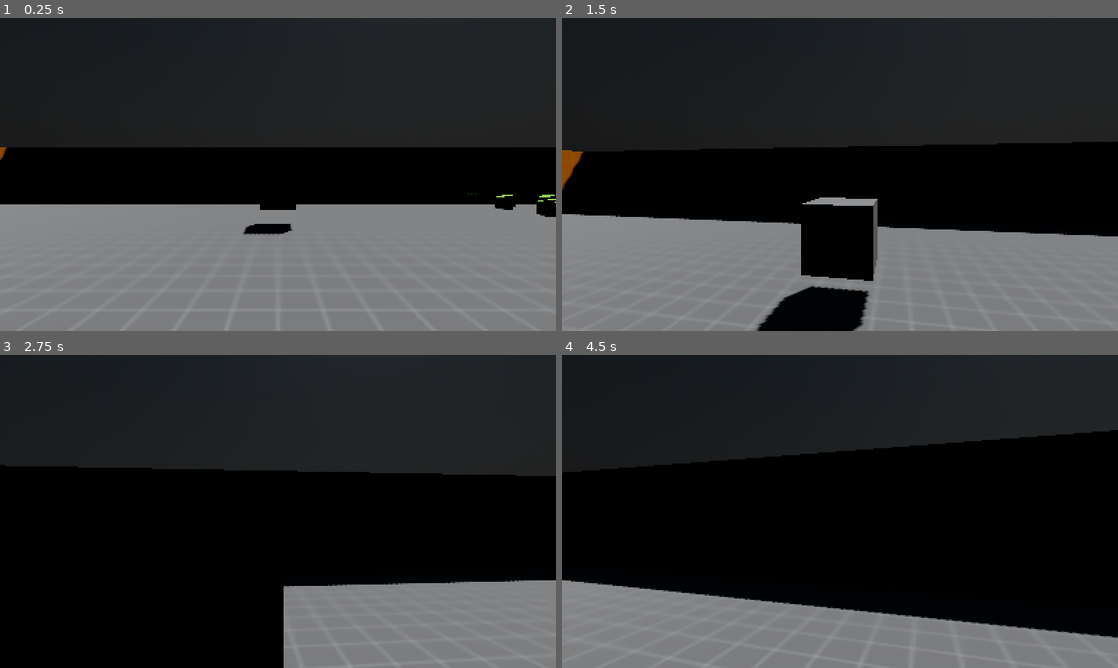
Above: before the commit, frames 1-4 (two rows, left to right).
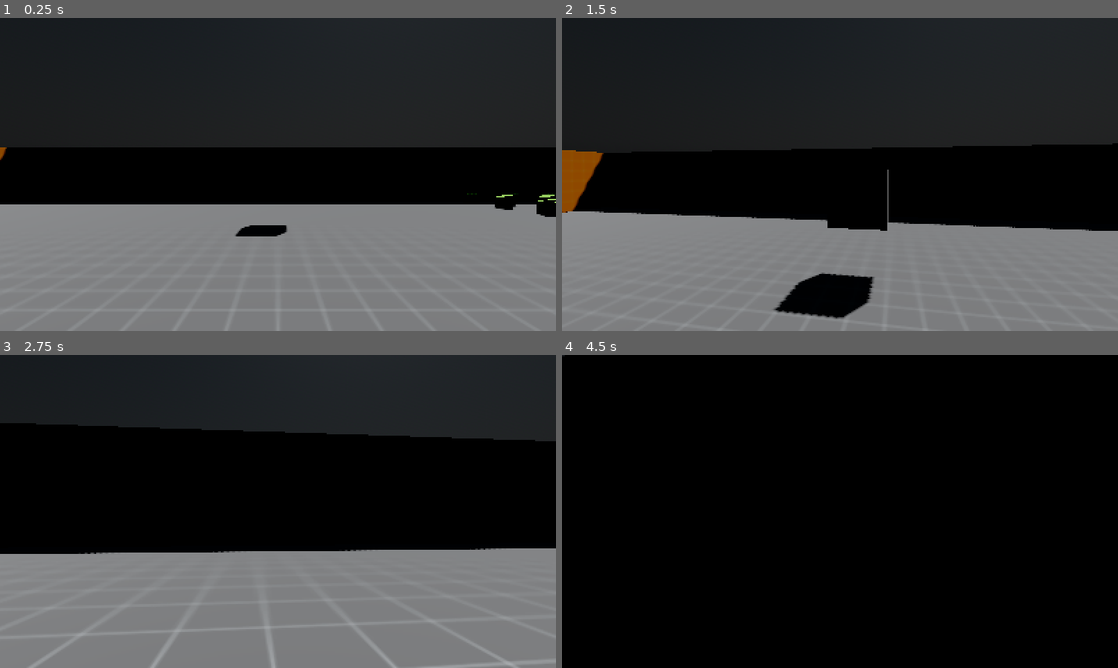
Above: after the commit, the same moments.

Repository: TriceratopsGang/Godot-4-FPS-Template
Game: Godot game, scene res://maps/test_map.tscn
Two runs of this game, one before a commit and one after it. Both use one fixed random seed, a clock stepped at 60 frames per second and the inputs below.
Inputs (mouse positions are in pixels of both pictures, inside the frame that each line leads up to):
- Up to frame 1 (0.25 s): no input
- Up to frame 2 (1.5 s): tap Enter at 0.5 s; move the mouse to (867, 174) at 0.52 s; hold E (interact) 0.53-1.28 s; hold W (move_forwards) from 0.53 s (still down); tap Space (jump) at 0.77 s; tap C (crouch, bound only after the commit) at 0.8, 1.35 s; move the mouse to (812, 174) at 1.27 s
- Up to frame 3 (2.75 s): keep holding W (move_forwards); tap Space (jump) at 1.52 s; tap E (interact) at 1.55 s; move the mouse to (289, 505) at 2.02 s; hold E (interact) from 2.03 s (still down); tap C (crouch, bound only after the commit) at 2.3 s
- Up to frame 4 (4.5 s): keep holding W (move_forwards); move the mouse to (834, 517) at 2.77 s; release E (interact) at 2.78 s; right-click (834, 517) at 2.85 s; tap Space (jump) at 3.02, 3.77 s; tap E (interact) at 3.05, 4.35 s; move the mouse to (878, 514) at 3.52 s; hold C (crouch, bound only after the commit) 3.53-4.28 s; move the mouse to (795, 508) at 4.27 s

The runs differ from the first frame. In frame 1, 0.3% of the frame differs, in the area x 42-54%, y 59-70%; in frame 2, 6.7%; in frame 3, 37%; in frame 4, 50%, in the area x 0-100%, y 0-100%.

Commit message:
added crouch
-added very simple crouch
-added crouch input
-added get_move_speed
-added groups

Diff:
--- a/entities/characters/player/player_character.gd
+++ b/entities/characters/player/player_character.gd
@@ -3,17 +3,20 @@
 
 @export_group("Dependencies")
 @export var fps_camera: Camera3D
-@export var col_shape: CollisionShape3D
+@export var standing_collision_shape: CollisionShape3D
+@export var crouching_collision_shape: CollisionShape3D
 @export var interaction_ray_cast: RayCast3D
 @export var crouch_shape_cast: ShapeCast3D
 
 @export_group("Functionality")
 @export var knows_jump: bool = true
+@export var knows_crouch: bool = true
 @export var knows_zoom: bool = true
 @export var knows_interact: bool = true
 
 @export_group("Movement")
-@export_range(1.0, 10.0, 0.1) var speed: float = 5.0
+@export_range(1.0, 10.0, 0.1) var walk_speed: float = 5.0
+@export_range(1.0, 10.0, 0.1) var crouch_speed: float = 2.0
 @export_range(1.0, 32.0, 0.1) var acceleration: float = 8.0
 @export_range(1.0, 32.0, 0.1) var deceleration: float = 16.0
 @export_range(0.01, 10.0, 0.1) var gravity_scalar: float = 1.0
@@ -32,10 +35,15 @@
 const PITCH_CLAMP: float = deg_to_rad(89.0)
 const MIN_FOV: float = 10.0
 const MAX_FOV: float = 120.0
+#Camera|Crouching
+const CAM_STAND_HEIGHT: float = 1.5
+const CAM_CROUCH_HEIGHT: float = 0.6
 
 #Movement
 var input_direction: Vector2
 var move_direction: Vector3
+#Movement|Crouching
+var is_crouching: bool
 
 #Interaction
 var current_interactable: Interactable
@@ -53,6 +61,10 @@
 	if knows_jump:
 		if event.is_action_pressed("jump"):
 			handle_jumping()
+
+	if knows_crouch:
+		if event.is_action_pressed("crouch"):
+			handle_crouching()
 
 	if knows_zoom:
 		if event.is_action_pressed("zoom"):
@@ -91,6 +103,9 @@
 	if not is_on_floor():
 		velocity += (get_gravity() * gravity_scalar) * delta
 
+func get_move_speed() -> float:
+	return crouch_speed if is_crouching else walk_speed
+
 func handle_movement(delta: float) -> void:
 	input_direction = Input.get_vector("move_left", "move_right", "move_forwards", "move_backwards")
 	move_direction = (transform.basis * Vector3(input_direction.x, 0, input_direction.y)).normalized()
@@ -98,15 +113,15 @@
 	#This is repetitive and I should look into simplier approach.
 	if is_on_floor():
 		if move_direction:
-			velocity.x = lerpf(velocity.x, move_direction.x * speed, acceleration * delta)
-			velocity.z = lerpf(velocity.z, move_direction.z * speed, acceleration * delta)
+			velocity.x = lerpf(velocity.x, move_direction.x * get_move_speed(), acceleration * delta)
+			velocity.z = lerpf(velocity.z, move_direction.z * get_move_speed(), acceleration * delta)
 		else:
 			velocity.x = lerpf(velocity.x, 0.0, deceleration * delta)
 			velocity.z = lerpf(velocity.z, 0.0, deceleration * delta)
 	else:
 		if move_direction:
-			velocity.x = lerpf(velocity.x, move_direction.x * speed, acceleration * delta * air_control)
-			velocity.z = lerpf(velocity.z, move_direction.z * speed, acceleration * delta * air_control)
+			velocity.x = lerpf(velocity.x, move_direction.x * get_move_speed(), acceleration * delta * air_control)
+			velocity.z = lerpf(velocity.z, move_direction.z * get_move_speed(), acceleration * delta * air_control)
 		else:
 			velocity.x = lerpf(velocity.x, 0.0, deceleration * delta * air_control)
 			velocity.z = lerpf(velocity.z, 0.0, deceleration * delta * air_control)
@@ -114,6 +129,14 @@
 func handle_jumping() -> void:
 	if is_on_floor():
 		velocity.y = jump_velocity
+
+func handle_crouching() -> void:
+	if is_crouching and crouch_shape_cast.is_colliding(): return
+
+	is_crouching = !is_crouching
+	crouching_collision_shape.disabled = not is_crouching
+	standing_collision_shape.disabled = is_crouching
+	fps_camera.position.y = CAM_CROUCH_HEIGHT if is_crouching else CAM_STAND_HEIGHT
 
 func handle_zooming(state: bool) -> void:
 	var tween: Tween = create_tween()
--- a/entities/characters/player/player_character.tscn
+++ b/entities/characters/player/player_character.tscn
@@ -6,19 +6,30 @@
 radius = 0.3
 height = 1.8
 
+[sub_resource type="CapsuleShape3D" id="CapsuleShape3D_fis3r"]
+radius = 0.3
+height = 0.9
+
 [sub_resource type="SphereShape3D" id="SphereShape3D_fis3r"]
 radius = 0.3
 
-[node name="PlayerCharacter" type="CharacterBody3D" node_paths=PackedStringArray("fps_camera", "interaction_ray_cast", "crouch_shape_cast") groups=["player"]]
+[node name="PlayerCharacter" type="CharacterBody3D" node_paths=PackedStringArray("fps_camera", "standing_collision_shape", "crouching_collision_shape", "interaction_ray_cast", "crouch_shape_cast") groups=["player"]]
 script = ExtResource("1_fis3r")
 fps_camera = NodePath("FPSCamera")
+standing_collision_shape = NodePath("StandingCollisionShape")
+crouching_collision_shape = NodePath("CrouchingCollisionShape")
 interaction_ray_cast = NodePath("FPSCamera/InteractionRayCast")
 crouch_shape_cast = NodePath("CrouchShapeCast")
 
-[node name="CollisionShape3D" type="CollisionShape3D" parent="."]
+[node name="StandingCollisionShape" type="CollisionShape3D" parent="."]
 transform = Transform3D(1, 0, 0, 0, 1, 0, 0, 0, 1, 0, 0.9, 0)
 shape = SubResource("CapsuleShape3D_uxb5i")
 debug_color = Color(0, 0.498039, 1, 0.498039)
+
+[node name="CrouchingCollisionShape" type="CollisionShape3D" parent="."]
+transform = Transform3D(1, 0, 0, 0, 1, 0, 0, 0, 1, 0, 0.45, 0)
+shape = SubResource("CapsuleShape3D_fis3r")
+debug_color = Color(0, 1, 0.498039, 0.498039)
 
 [node name="FPSCamera" type="Camera3D" parent="."]
 transform = Transform3D(1, 0, 0, 0, 1, 0, 0, 0, 1, 0, 1.50012, 0)
--- a/entities/interactables/interactable.gd
+++ b/entities/interactables/interactable.gd
@@ -1,13 +1,16 @@
 class_name Interactable extends Node
 
+
+signal on_interacted(interactor: Node)
+signal on_focus_changed(state: bool)
 
 @export_group("Dependencies")
 @export var mesh: MeshInstance3D
 @export var highlight_material: StandardMaterial3D
 
 @export_group("Settings")
-@export var title: String = "NOT SET"
-@export var prompt: String = "NOT SET"
+@export var title: String = "TITLE UNSET"
+@export var prompt: String = "PROMPT UNSET"
 
 
 func _ready() -> void:
@@ -19,8 +22,10 @@
 
 func interact_with(interactor: Node) -> void:
 	if interactor == null: return
+	on_interacted.emit(interactor)
 	print(interactor.name + " interacted with " + name)
 
 func set_focus(state = false) -> void:
 	if mesh and highlight_material:
 		mesh.material_overlay = highlight_material if state else null
+	on_focus_changed.emit(state)
--- a/entities/interactables/test_interactable.tscn
+++ b/entities/interactables/test_interactable.tscn
@@ -13,7 +13,7 @@
 lightmap_size_hint = Vector2i(14, 21)
 add_uv2 = true
 
-[node name="TestInteractable" type="StaticBody3D" node_paths=PackedStringArray("mesh")]
+[node name="TestInteractable" type="StaticBody3D" node_paths=PackedStringArray("mesh") groups=["interactable"]]
 script = ExtResource("1_lshio")
 mesh = NodePath("MeshInstance3D")
 highlight_material = ExtResource("2_bs5rv")
--- a/maps/test_map.tscn
+++ b/maps/test_map.tscn
@@ -47,7 +47,7 @@
 use_collision = true
 
 [node name="CSGBox3D5" type="CSGBox3D" parent="Geometry"]
-transform = Transform3D(1, 0, 0, 0, 1, 0, 0, 0, 1, 0, 1, -8)
+transform = Transform3D(1, 0, 0, 0, 1, 0, 0, 0, 1, 0, 1.5, -8)
 use_collision = true
 
 [node name="CSGBox3D3" type="CSGBox3D" parent="Geometry"]
--- a/project.godot
+++ b/project.godot
@@ -29,6 +29,11 @@
 window/size/viewport_height=900
 window/size/resizable=false
 window/stretch/mode="canvas_items"
+
+[global_group]
+
+player=""
+interactable=""
 
 [input]
 
@@ -67,6 +72,11 @@
 "events": [Object(InputEventKey,"resource_local_to_scene":false,"resource_name":"","device":-1,"window_id":0,"alt_press …(192 unchanged characters)…
 ]
 }
+crouch={
+"deadzone": 0.2,
+"events": [Object(InputEventKey,"resource_local_to_scene":false,"resource_name":"","device":-1,"window_id":0,"alt_pressed":false,"shift_pressed":false,"ctrl_pressed":false,"meta_pressed":false,"pressed":false,"keycode":0,"physical_keycode":67,"key_label":0,"unicode":99,"location":0,"echo":false,"script":null)
+]
+}
 
 [physics]
 
Not shown: 1 places in entities/characters/player/player_character.tscn that only renumber resources
